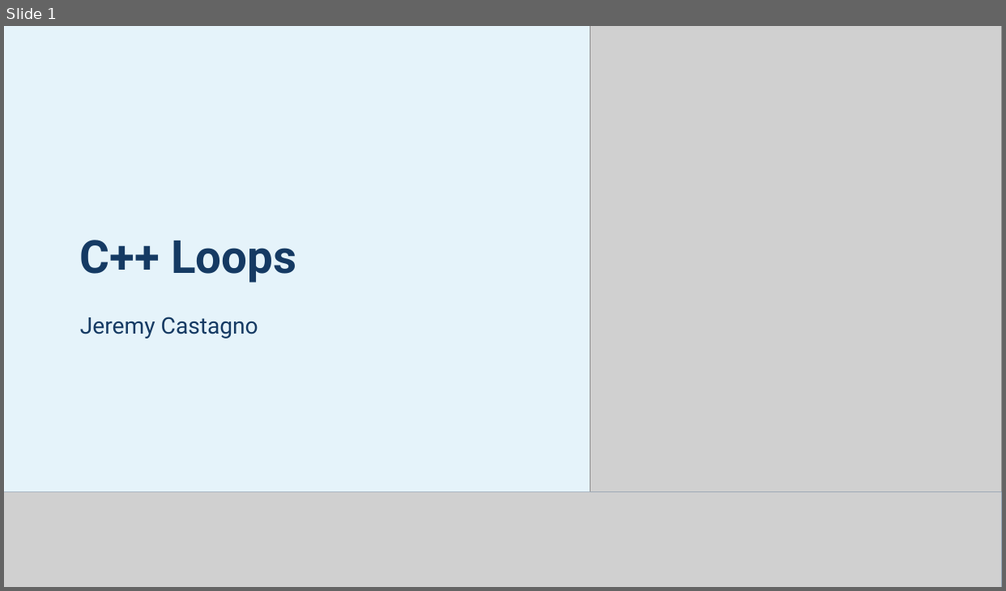
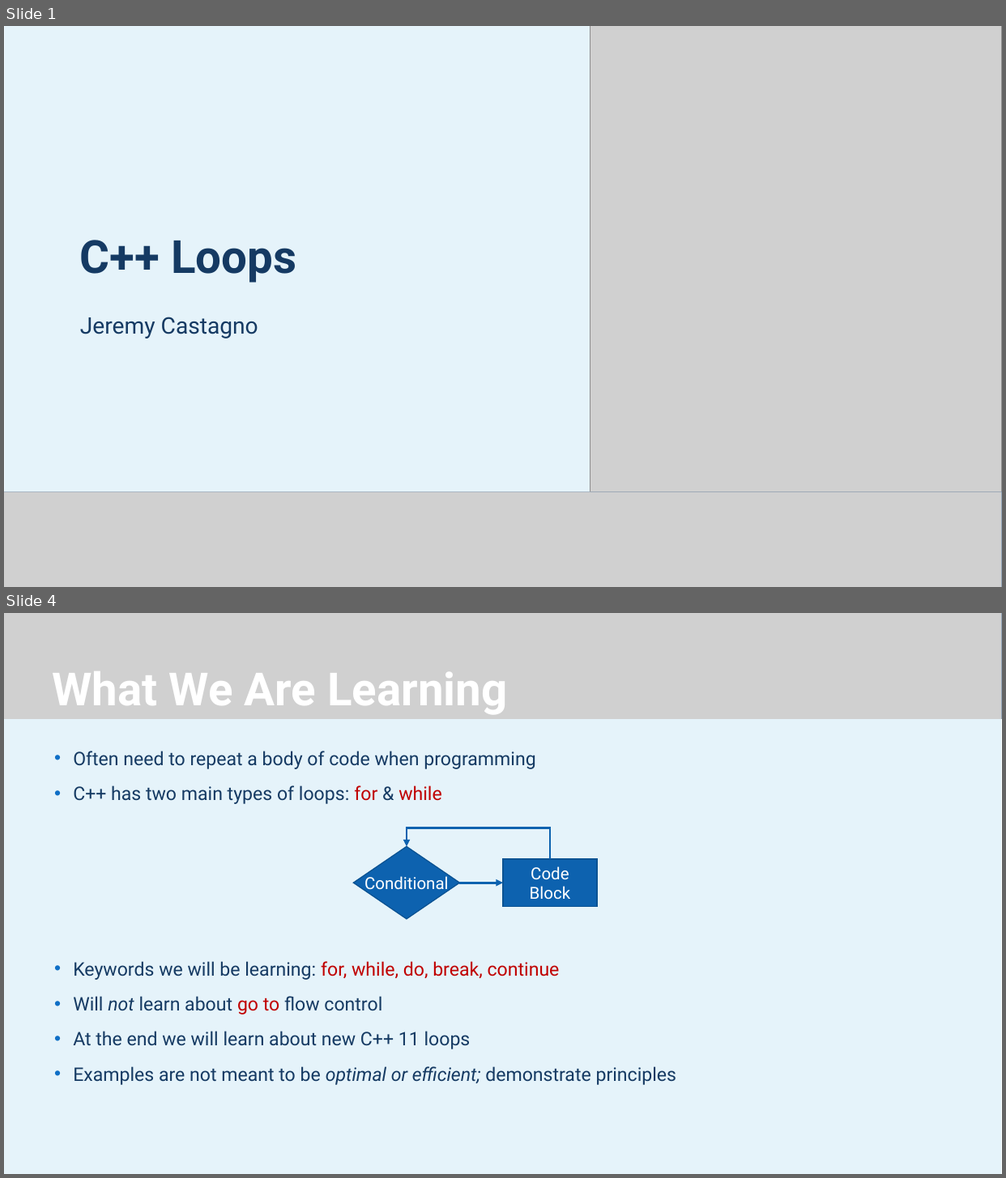
Before and after one commit to JeremyBYU/LoopIt, a slide deck: Lecture/LoopIt.pptx. Shown one above the other, each under a label of ours: slide 1 before the commit, slides 1 and 4 after it; the slides between them are not shown. The pictures are 1006x591 and 1006x1178 pixels, drawn with LibreOffice and Linux fonts; fonts in the diff are those of the drawing; grey boxes stand for pictures; background and template pictures are left out. Boxes give left, top, right and bottom in pixels: in the first picture for what was removed or moved away, otherwise in the second. Text is boxed around its words. In the diff, an @@ line names an element or a change of style, - is before the commit and + after.

Commit message:
Update For and While Loops

```diff
--- a/Lecture/LoopIt.pptx
+++ b/Lecture/LoopIt.pptx
@@ slide 4 added at [4,613,1002,1174], background #FFFFFF @@
@@ rectangle added at [4,613,1002,1174], fill #FFFFFF @@
@@ rectangle added at [4,613,1002,1174], fill #DBEFF9 at 70% opacity @@
@@ rectangle added at [4,613,1002,719], fill #1C4D83 @@
@@ picture added at [4,613,1002,719] @@
@@ title added at [52,671,507,714], 44 pt, text #FFFFFF, bold @@
+What We Are Learning
@@ text added at [73,751,677,1085], 18 pt, text #153A63 @@
+• Often need to repeat a body of code when programming
+• C++ has two main types of loops: for & while
+• Keywords we will be learning: for, while, do, break, continue
+• Will not learn about go to flow control
+• At the end we will learn about new C++ 11 loops
+• Examples are not meant to be optimal or efficient; demonstrate principles
@@ elbow arrow added from (550, 859) to (407, 846), #0D62AF 2.25 pt @@
@@ diamond added at [354,846,460,919], fill #0D62AF, outline #0B5292 1 pt, 16 pt, text #FFFFFF @@
+Conditional
@@ rectangle added at [503,859,597,906], fill #0D62AF, outline #0B5292 1 pt, 16 pt, text #FFFFFF @@
+Code Block
@@ elbow arrow added from (460, 884) to (503, 884), #0D62AF 2.25 pt @@
```
Also in this commit, not shown: 6 other slides added, 1 slide removed, 3 other files.
